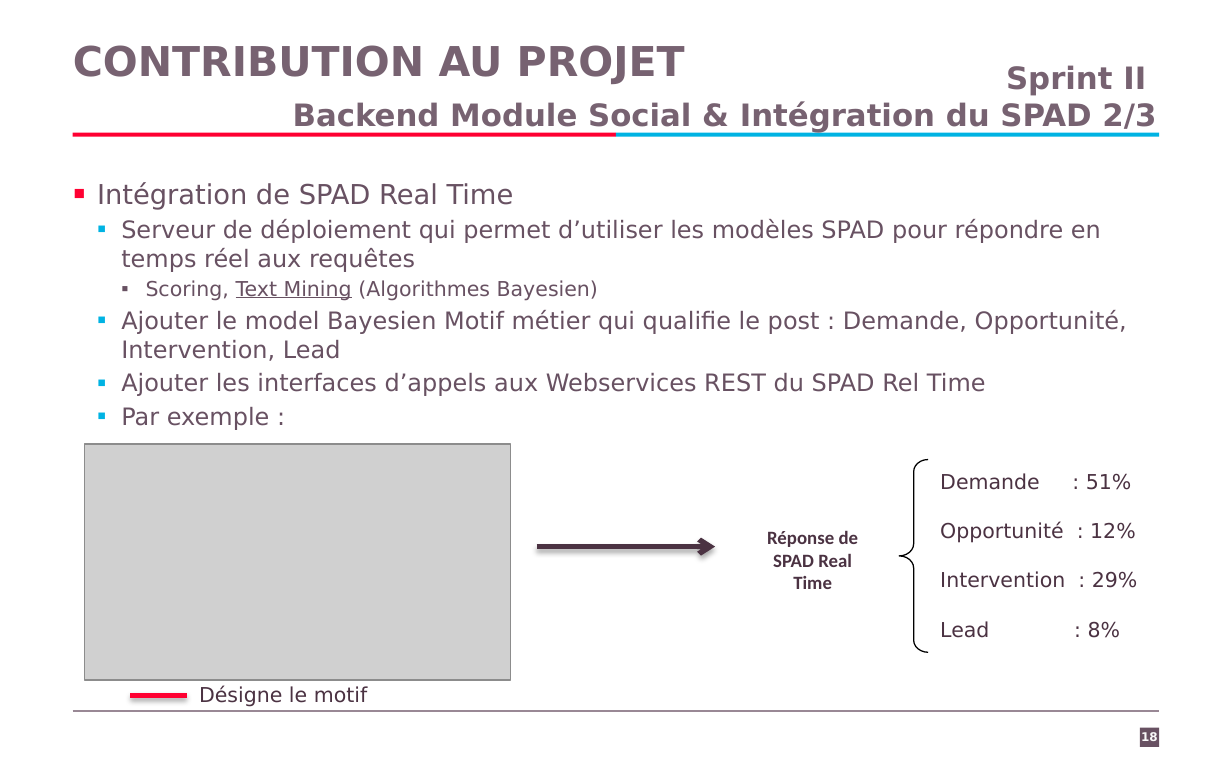
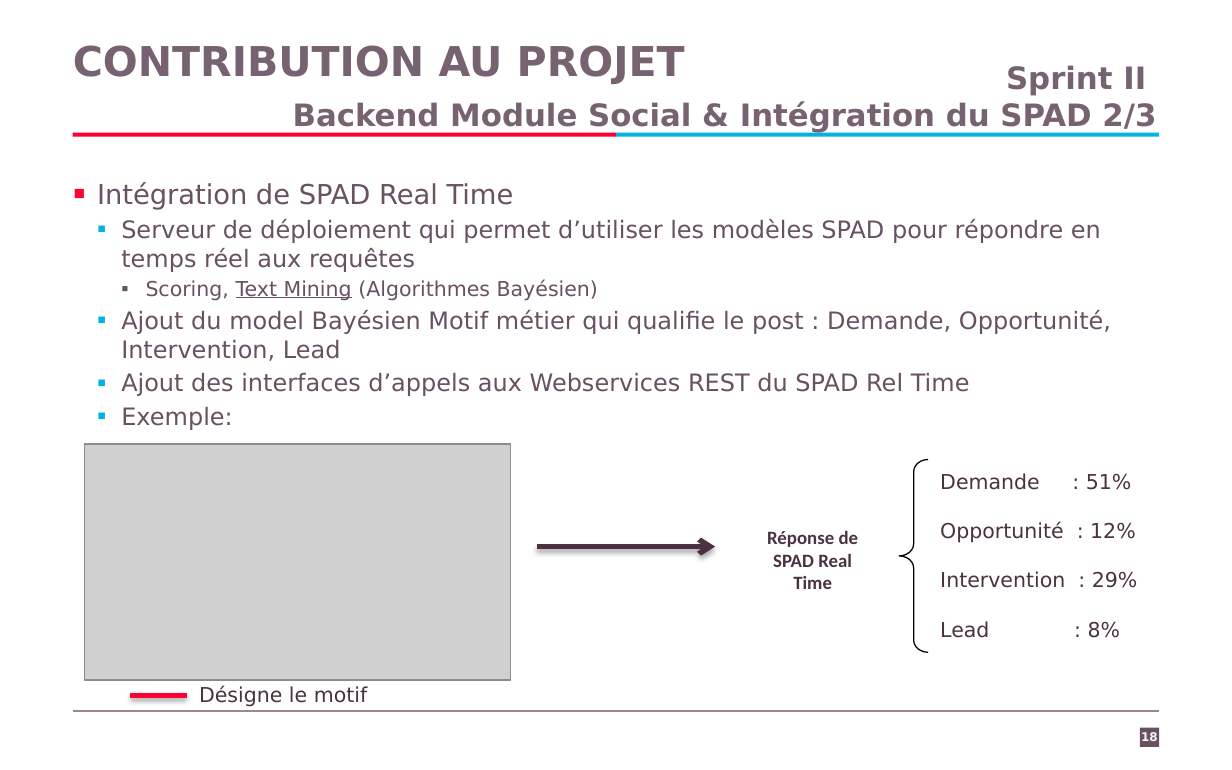
Before and after one commit to Kingsousse/Intership-Report-CRM, a slide deck: slide 18 of presentation.pptx. Drawn at 1232x770 pixels with LibreOffice and Linux fonts; fonts in the diff are those of the drawing; grey boxes stand for pictures; background and template pictures are left out. Boxes give left, top, right and bottom in pixels: in the first picture for what was removed or moved away, otherwise in the second. Text is boxed around its words. In the diff, an @@ line names an element or a change of style, - is before the commit and + after.

```diff
--- a/presentation.pptx
+++ b/presentation.pptx
@@ text at [121,279,1111,430]: text changed @@
-    ▪ Scoring, Text Mining (Algorithmes Bayesien)
-  ▪ Ajouter le model Bayesien Motif métier qui qualifie le post : Demande, Opportunité, Intervention, Lead
-  ▪ Ajouter les interfaces d’appels aux Webservices REST du SPAD Rel Time
-  ▪ Par exemple :
+    ▪ Scoring, Text Mining (Algorithmes Bayésien)
+  ▪ Ajout du model Bayésien Motif métier qui qualifie le post : Demande, Opportunité, Intervention, Lead
+  ▪ Ajout des interfaces d’appels aux Webservices REST du SPAD Rel Time
+  ▪ Exemple:
```
Also in this commit, not shown: 9 other slides changed, 1 other file.
